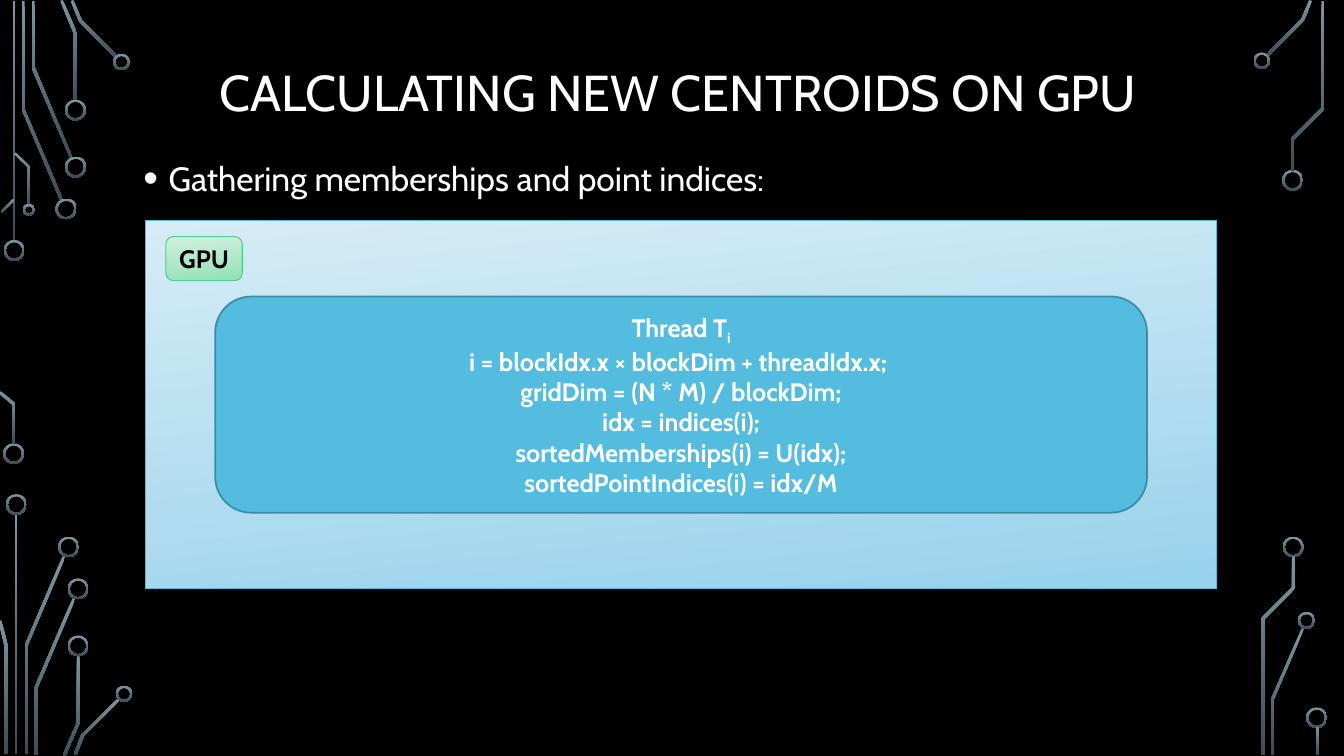
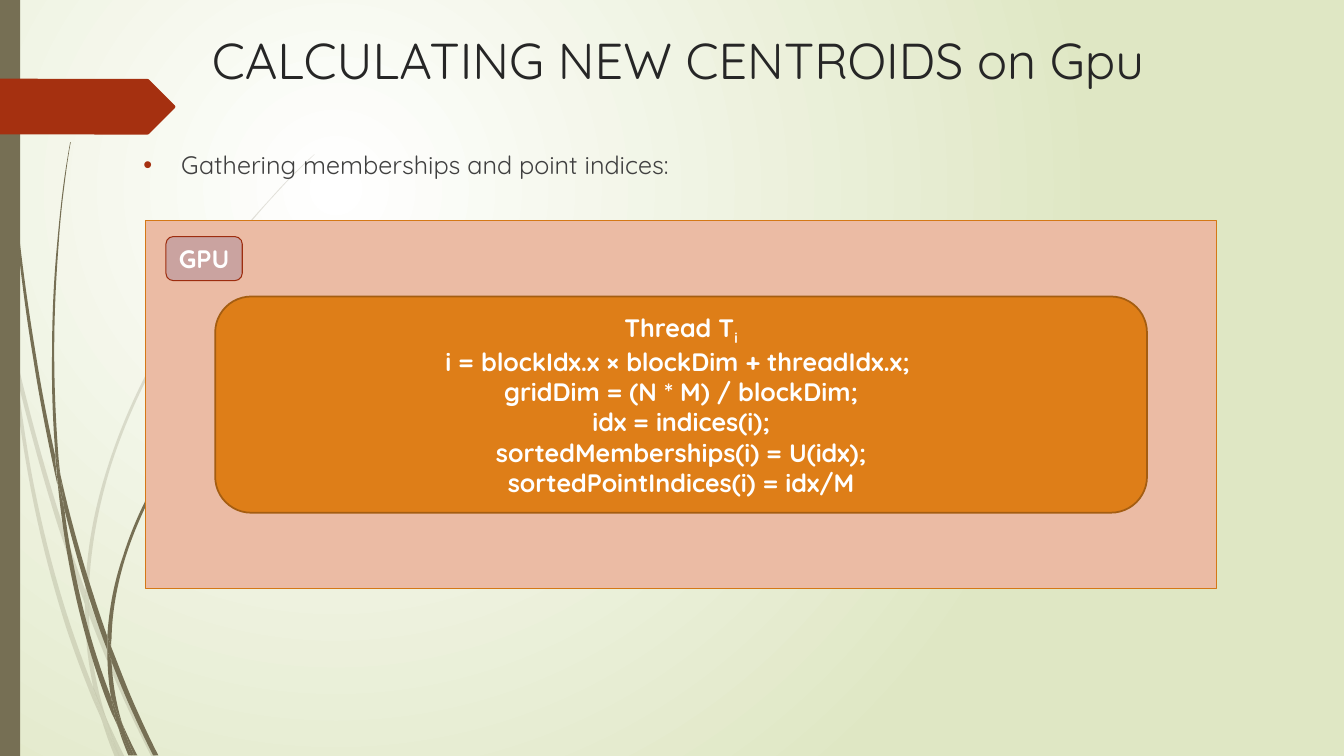
Before and after one commit to trungvdhp/master-ntou, a slide deck: slide 25 of ImageProcessing/Speeding up GFKM.pptx. Drawn at 1344x756 pixels with LibreOffice and Linux fonts; fonts in the diff are those of the drawing; background and template pictures are left out. Boxes give left, top, right and bottom in pixels: in the first picture for what was removed or moved away, otherwise in the second. Text is boxed around its words. In the diff, an @@ line names an element or a change of style, - is before the commit and + after.

```diff
--- a/ImageProcessing/Speeding up GFKM.pptx
+++ b/ImageProcessing/Speeding up GFKM.pptx
@@ background picture (left out) to gradient #FFFFFF to #DFE8C4 @@
@@ rectangle added at (0,0,20,756), fill #766F54 @@
@@ title "CALCULATING NEW CENTROIDS on Gpu" at (212,43,1144,89): vertical alignment middle to top @@
@@ title at (212,43,1144,89): text changed; font Cabin to Quicksand; text colour #FFFFFF to #262626 @@
-CALCULATING NEW CENTROIDS ON GPU
+CALCULATING NEW CENTROIDS on Gpu
@@ freeform shape added at (0,79,175,134), fill #A53010 @@
@@ text "Gathering memberships and point indices:" at (181,155,669,179): size 24 to 18 pt, font Cabin to Quicksand, text colour #FFFFFF to #404040; indent changed; line spacing 1.2 to 1 @@
@@ rectangle at (145,221,1217,589): fill gradient #D7ECF7 to #98D3EC to #EBBCA4; outline #54BCDF 0.75 pt to #D47817 0.75 pt @@
@@ rounded rectangle "GPU" at (166,237,243,281): font Cabin to Quicksand, text colour #000000 to #FFFFFF; fill gradient #D3F1E0 to #95E1B8 to #CBA3A0; outline #4FD093 0.75 pt to #9E2E0F 0.75 pt @@
@@ rounded rectangle "Thread Ti" at (215,296,1146,513): font Cabin to Quicksand; fill #54BCDF to #DE7E18; outline #3E8BA5 1.25 pt to #A45D12 1.25 pt @@
@@ fill gradient #7C96A3 to #3B4C54 to #766F54 in 5 elements at (111,697,134,755), (107,636,111,661), (123,725,138,756), (57,481,118,728), (55,453,65,509) @@
@@ freeform shape: place and size @@
-freeform shape at (0,391,15,445)
+freeform shape at (55,453,65,509)
@@ freeform shape: place and size @@
-freeform shape at (24,556,65,754)
+freeform shape at (57,481,118,728)
@@ fill gradient #7C96A3 to #3B4C54 to #766F54 at 20% opacity in 3 elements at (89,601,156,756), (85,604,106,717), (85,591,89,615) @@
@@ freeform shape: place and size @@
-freeform shape at (68,579,89,600)
+freeform shape at (85,591,89,615)
@@ freeform shape: place and size @@
-freeform shape at (63,655,80,756)
+freeform shape at (85,604,106,717)
@@ freeform shape: place and size @@
-freeform shape at (34,598,76,755)
+freeform shape at (89,601,156,756)
@@ freeform shape: place and size @@
-freeform shape at (68,635,89,656)
+freeform shape at (107,636,111,661)
@@ group added at (3,0,262,756): 7 freeform shapes @@
@@ group added at (0,154,315,756): 7 freeform shapes @@
@@ freeform shape: place and size @@
-freeform shape at (74,698,120,755)
+freeform shape at (111,697,134,755)
@@ freeform shape: place and size @@
-freeform shape at (116,686,133,702)
+freeform shape at (123,725,138,756)
@@ group removed at (0,0,1328,755): 25 freeform shapes, 3 rectangles @@
```
Also in this commit, not shown: 26 other slides changed, 1 slide added.
